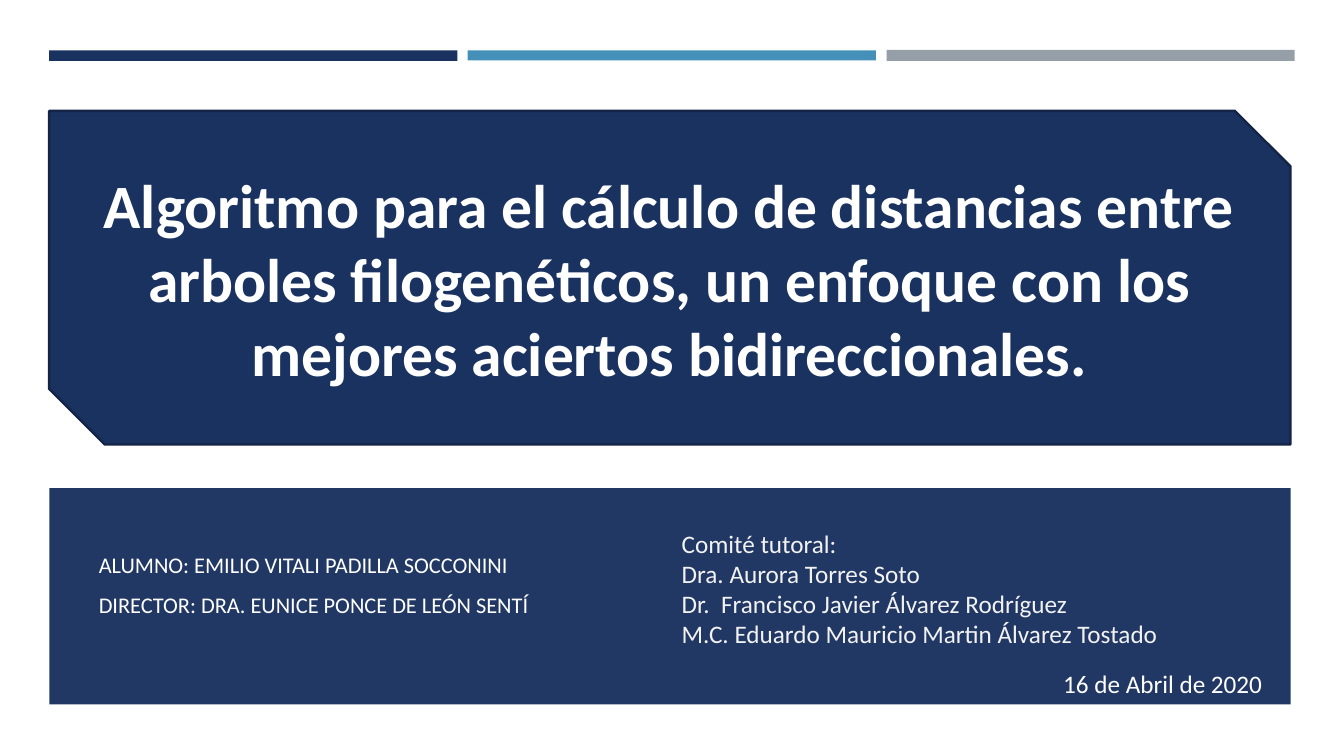
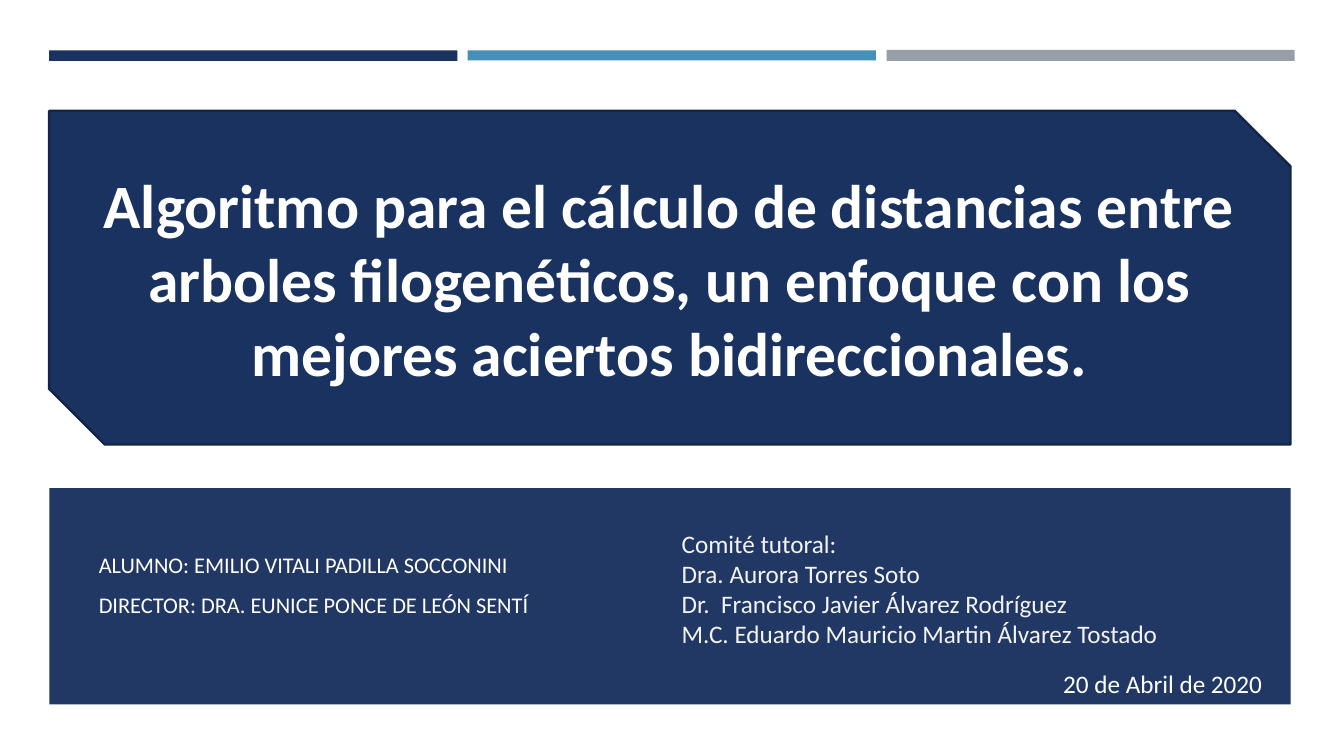
Before and after one commit to Vitali22/tesis, a slide deck: slide 1 of DocumentosTesina/Presentación.pptx. Drawn at 1344x756 pixels with LibreOffice and Linux fonts; fonts in the diff are those of the drawing. Boxes give left, top, right and bottom in pixels: in the first picture for what was removed or moved away, otherwise in the second. Text is boxed around its words. In the diff, an @@ line names an element or a change of style, - is before the commit and + after.

```diff
--- a/DocumentosTesina/Presentación.pptx
+++ b/DocumentosTesina/Presentación.pptx
@@ text at bbox=[1063, 675, 1262, 693]: text changed @@
-16 de Abril de 2020
+20 de Abril de 2020
```
Also in this commit, not shown: 2 other files.
